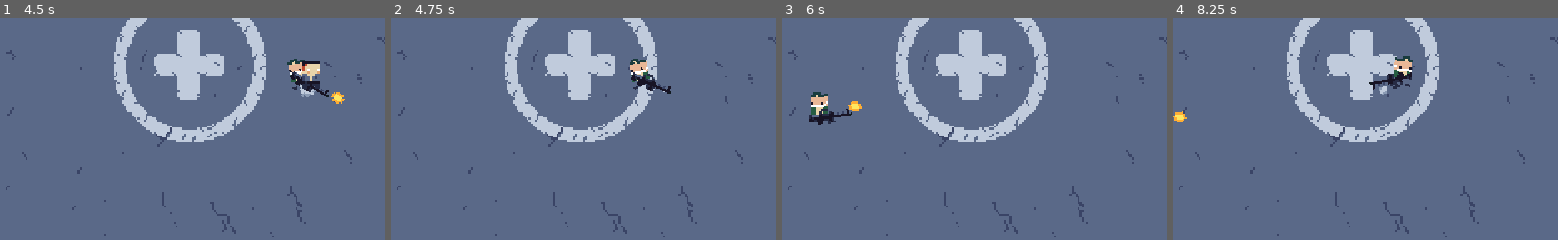
Above: before the commit, frames 1-4 (left to right).
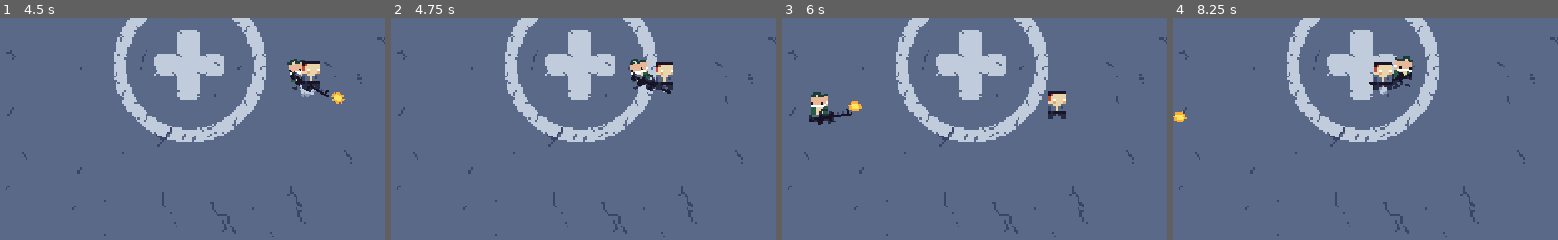
Above: after the commit, the same moments.

Repository: noahpete/zombies
Game: Godot game, scene res://scenes/ui/main_menu/main_menu.tscn
Two runs of this game, one before a commit and one after it. Both use one fixed random seed, a clock stepped at 60 frames per second and the inputs below.
Inputs (mouse positions are % of the whole screen's width and height, from its top left):
- Up to frame 1 (4.5 s): tap Enter at 0.5 s; move the mouse to (71, 44) at 0.52 s; press the mouse at (71, 44) at 0.53 s; hold D (right) 0.53-1.25 s; release the mouse at (71, 44) at 1.25 s; click "Host" at 1.25 s; tap Space at 2 s; move the mouse to (27, 54) at 2.02 s; hold S (down) 2.03-2.78 s; click (27, 54) at 2.1 s; move the mouse to (58, 27) at 2.77 s; press the mouse at (58, 27) at 2.78 s; hold D (right) 2.78-3.53 s; move the mouse to (43, 70) at 3.52 s; release the mouse at (43, 70) at 3.53 s; hold W (up) 3.53-4.28 s; click (43, 70) at 3.6 s; move the mouse to (79, 65) at 4.27 s; press the mouse at (79, 65) at 4.28 s; hold A (left) from 4.28 s (still down)
- Up to frame 2 (4.75 s): keep holding A (left)
- Up to frame 3 (6 s): move the mouse to (17, 34) at 5.02 s; release the mouse at (17, 34) at 5.03 s; click (17, 34) at 5.1 s; move the mouse to (53, 49) at 5.77 s; release A (left) at 5.78 s; press the mouse at (53, 49) at 5.78 s; hold S (down) from 5.78 s (still down)
- Up to frame 4 (8.25 s): move the mouse to (32, 24) at 6.52 s; release S (down) at 6.53 s; release the mouse at (32, 24) at 6.53 s; hold D (right) 6.53-7.28 s; click (32, 24) at 6.6 s; move the mouse to (71, 44) at 7.27 s; press the mouse at (71, 44) at 7.28 s; hold W (up) 7.28-8.03 s; move the mouse to (27, 54) at 8.02 s; release the mouse at (27, 54) at 8.03 s; hold D (right) from 8.03 s (still down); click (27, 54) at 8.1 s
The pictures show only the part of the screen within x 23-73%, y 33-83%; the shares and areas given below are measured in that part.

Frame 1 is identical in both runs. In frame 2, 0.4% of the frame differs, in the area x 68-74%, y 19-33%; in frame 3, 0.5%; in frame 4, 0.5%, in the area x 52-57%, y 19-33%.

Commit message:
Add HealthComponent

Diff:
--- /dev/null
+++ b/scenes/components/health_component/health_component.gd
@@ -0,0 +1,18 @@
+class_name HealthComponent
+extends Node
+
+signal died
+
+@export var max_health: int = 1
+
+var current_health: int = 0
+
+
+func _ready() -> void:
+	current_health = max_health
+
+
+func damage(amount: int) -> void:
+	current_health = clamp(current_health - amount, 0, max_health)
+	if current_health == 0:
+		died.emit()
--- /dev/null
+++ b/scenes/components/health_component/health_component.tscn
@@ -0,0 +1,6 @@
+[gd_scene format=3 uid="uid://qiuswm2e44bp"]
+
+[ext_resource type="Script" uid="uid://b8rnlvlid0c1l" path="res://scenes/components/health_component/health_component.gd" id="1_gcoof"]
+
+[node name="HealthComponent" type="Node" unique_id=837085478]
+script = ExtResource("1_gcoof")
--- a/scenes/entities/walker/walker.gd
+++ b/scenes/entities/walker/walker.gd
@@ -3,8 +3,9 @@
 
 const SCENE: PackedScene = preload("uid://cikajgwqagnfl")
 
+@onready var health_component: HealthComponent = $HealthComponent
+@onready var target_timer: Timer = $TargetTimer
 @onready var area_2d: Area2D = $Area2D
-@onready var target_timer: Timer = $TargetTimer
 
 var current_health: int = 1
 var target_position: Vector2 = Vector2.ZERO
@@ -18,7 +19,10 @@
 func _ready() -> void:
 	area_2d.area_entered.connect(_on_area_entered)
 	target_timer.timeout.connect(_on_target_timer_timeout)
-	_get_target()
+
+	if is_multiplayer_authority():
+		health_component.died.connect(_on_died)
+		_get_target()
 
 
 func _process(delta: float) -> void:
@@ -32,6 +36,7 @@
 	velocity = global_position.direction_to(target_position) * 100
 	move_and_slide()
 
+
 func _on_area_entered(other_area: Area2D) -> void:
 	if other_area.owner is Bullet:
 		_resolve_bullet_hit(other_area.owner)
@@ -39,6 +44,10 @@
 
 func _on_target_timer_timeout() -> void:
 	_get_target()
+
+
+func _on_died() -> void:
+	queue_free()
 
 
 func _get_target() -> void:
@@ -71,6 +80,4 @@
 
 	bullet.despawn()
 
-	current_health -= 1
-	if current_health <= 0:
-		queue_free()
+	health_component.damage(1)
--- a/scenes/entities/walker/walker.tscn
+++ b/scenes/entities/walker/walker.tscn
@@ -2,6 +2,7 @@
 
 [ext_resource type="Script" uid="uid://daqlgn80kub4n" path="res://scenes/entities/walker/walker.gd" id="1_kn7m8"]
 [ext_resource type="Texture2D" uid="uid://c26wkuquuoenj" path="res://assets/walker0.png" id="1_ltol3"]
+[ext_resource type="PackedScene" uid="uid://qiuswm2e44bp" path="res://scenes/components/health_component/health_component.tscn" id="2_0cv3p"]
 
 [sub_resource type="SceneReplicationConfig" id="SceneReplicationConfig_kn7m8"]
 properties/0/path = NodePath(".:global_position")
@@ -26,6 +27,9 @@
 wait_time = 0.1
 autostart = true
 
+[node name="HealthComponent" parent="." unique_id=837085478 instance=ExtResource("2_0cv3p")]
+max_health = 2
+
 [node name="Sprite2D" type="Sprite2D" parent="." unique_id=211135651]
 texture = ExtResource("1_ltol3")
 centered = false
Not shown, added: scenes/components/health_component/health_component.gd.uid
